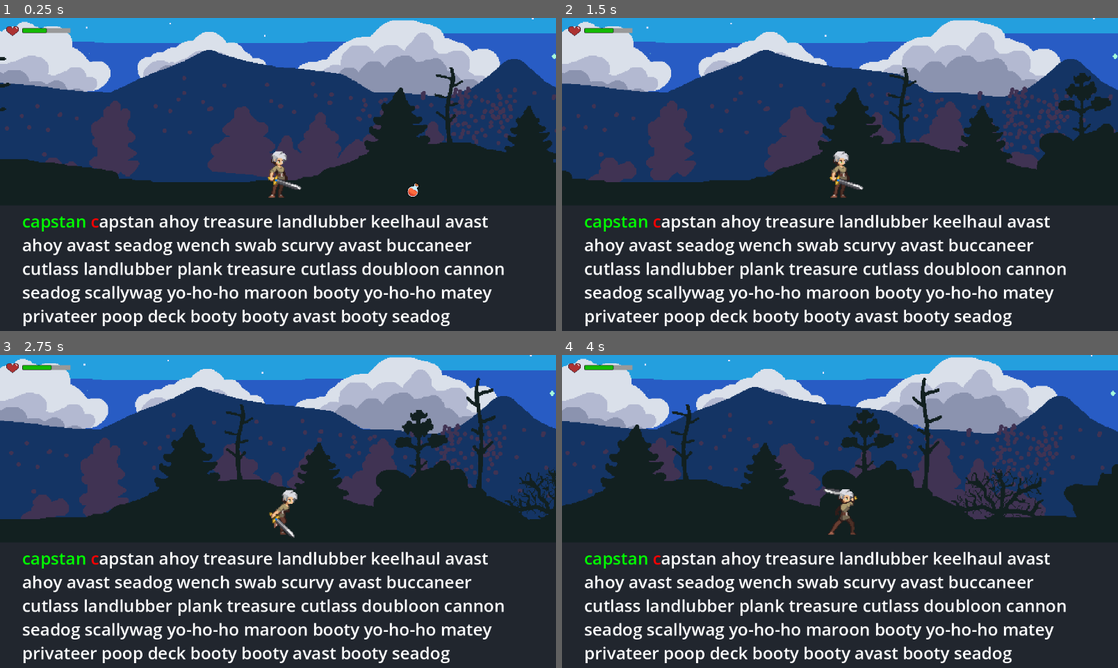
Above: before the commit, frames 1-4 (two rows, left to right).
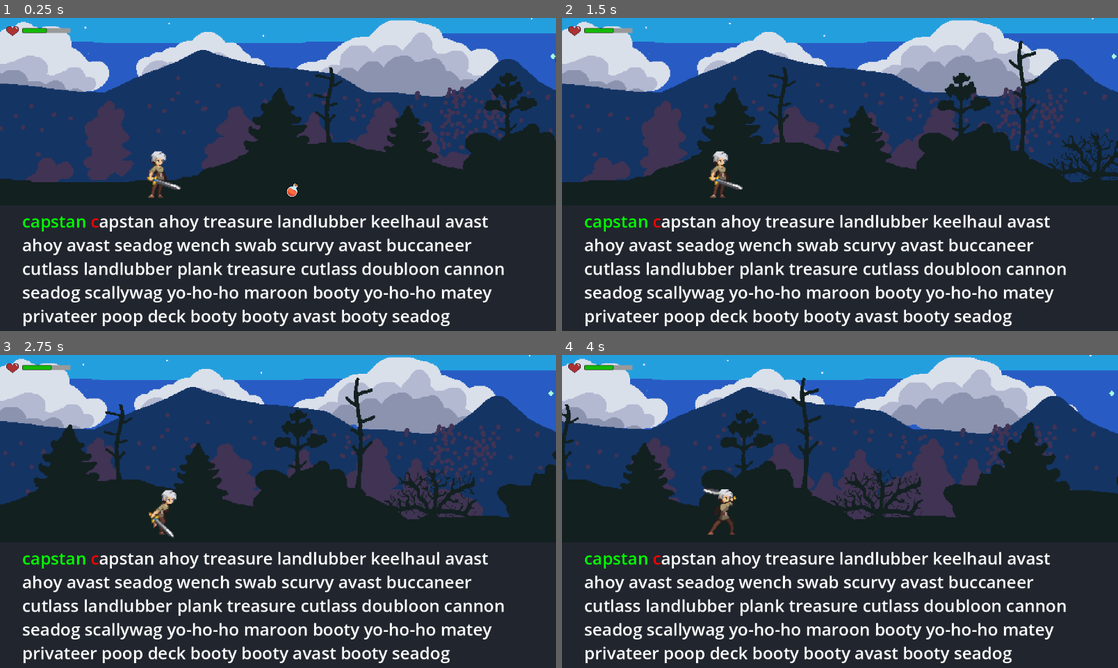
Above: after the commit, the same moments.

Repository: Rip50/RogueType
Game: Godot game, scene res://scenes/levels/level_night_forest.tscn
Two runs of this game, one before a commit and one after it. Both use one fixed random seed, a clock stepped at 60 frames per second and the inputs below.
Inputs:
- Up to frame 1 (0.25 s): no input
- Up to frame 2 (1.5 s): hold Right (move_right) 0.53-1.28 s; hold Space (attack) 0.53-1.28 s; tap Tab (pick_up) at 1.35 s
- Up to frame 3 (2.75 s): hold Right (move_right) from 2.03 s (still down); hold Space (attack) from 2.03 s (still down)
- Up to frame 4 (4 s): release Space (attack) at 2.78 s; tap Tab (pick_up) at 2.85 s; release Right (move_right) at 3.53 s; hold Space (attack) from 3.53 s (still down)

The runs differ from the first frame. In frame 1, 12% of the frame differs, in the area x 0-100%, y 0-58%; in frame 2, 13%; in frame 3, 15%, in the area x 0-100%, y 0-59%; in frame 4, 14%.

Commit message:
Camera x offset

Diff:
--- a/scenes/levels/level_night_forest.tscn
+++ b/scenes/levels/level_night_forest.tscn
@@ -22,6 +22,7 @@
 position = Vector2(0, -16)
 
 [node name="Camera2D" type="Camera2D" parent="Player"]
+offset = Vector2(250, 0)
 
 [node name="Environment" type="Node" parent="."]
 
